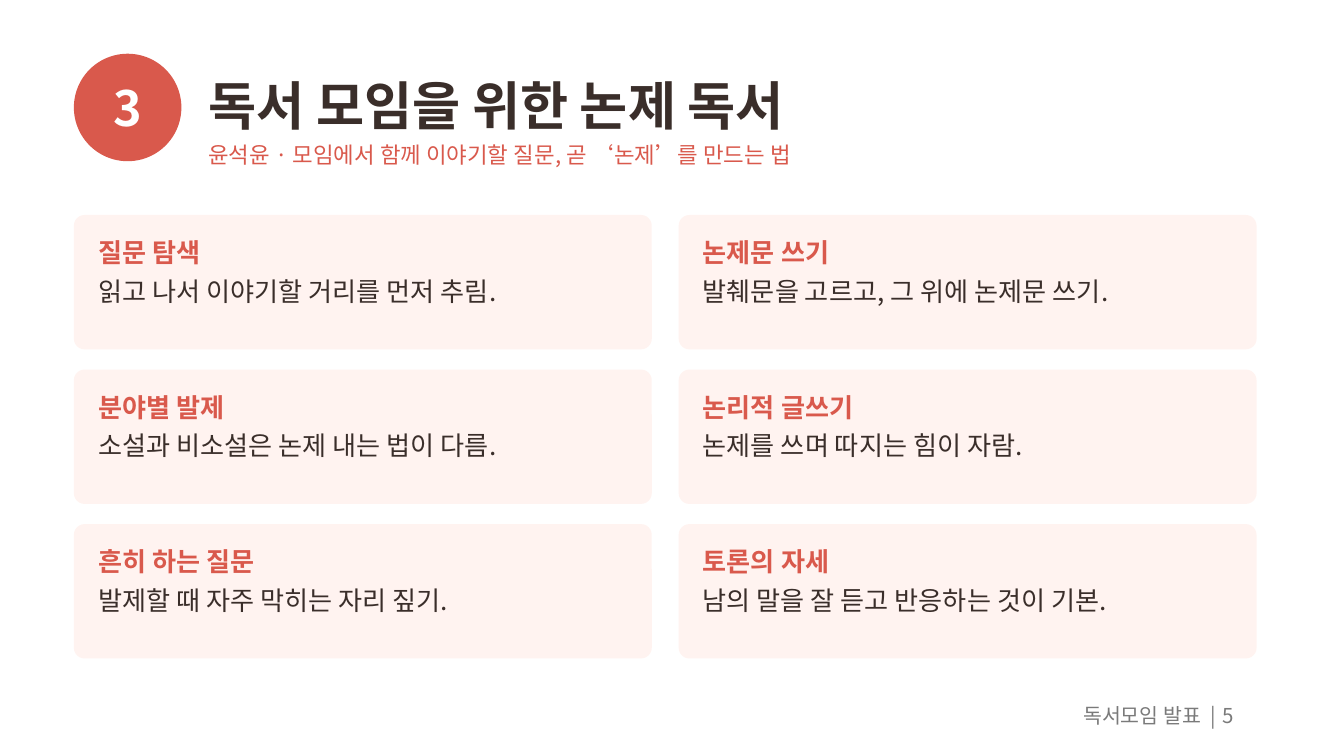
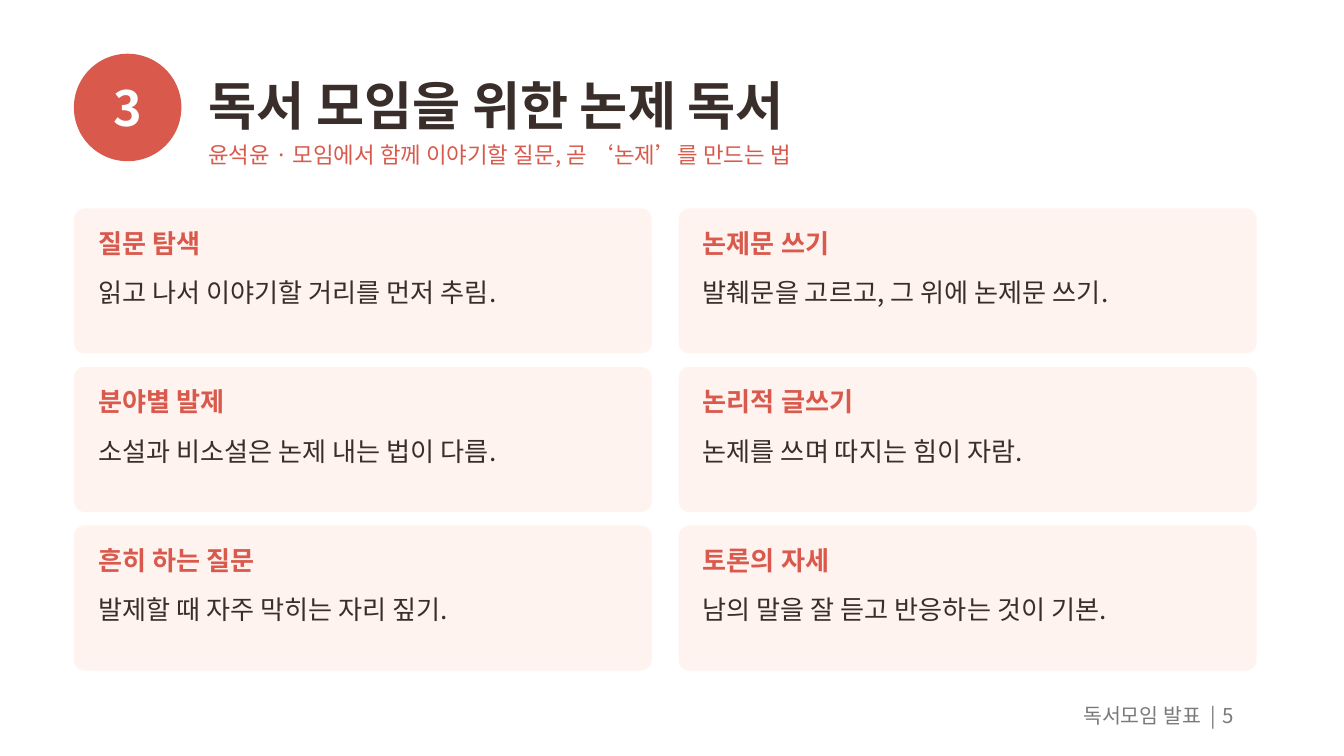
Before and after one commit to outis-books/bookclub, a slide deck: slide 5 of question-reading/question-reading.pptx. Drawn at 1344x756 pixels with LibreOffice and Linux fonts; fonts in the diff are those of the drawing. Boxes give left, top, right and bottom in pixels: in the first picture for what was removed or moved away, otherwise in the second. Text is boxed around its words. In the diff, an @@ line names an element or a change of style, - is before the commit and + after.

```diff
--- a/question-reading/question-reading.pptx
+++ b/question-reading/question-reading.pptx
@@ rounded rectangle: place and size @@
-rounded rectangle at bbox=[74, 215, 652, 349]
+rounded rectangle at bbox=[74, 208, 652, 353]
@@ rounded rectangle: place and size @@
-rounded rectangle at bbox=[679, 215, 1257, 349]
+rounded rectangle at bbox=[679, 208, 1257, 353]
@@ text "질문 탐색": place and size @@
-text "질문 탐색" at bbox=[98, 240, 496, 303]
+text "질문 탐색" at bbox=[98, 231, 496, 304]
@@ text "논제문 쓰기": place and size @@
-text "논제문 쓰기" at bbox=[703, 240, 1109, 306]
+text "논제문 쓰기" at bbox=[703, 231, 1109, 307]
@@ rounded rectangle: place and size @@
-rounded rectangle at bbox=[74, 370, 652, 504]
+rounded rectangle at bbox=[74, 367, 652, 512]
@@ rounded rectangle: place and size @@
-rounded rectangle at bbox=[679, 370, 1257, 504]
+rounded rectangle at bbox=[679, 367, 1257, 512]
@@ rounded rectangle: place and size @@
-rounded rectangle at bbox=[74, 524, 652, 659]
+rounded rectangle at bbox=[74, 526, 652, 671]
@@ proportions changed in 6 elements at bbox=[74, 208, 652, 353], bbox=[679, 208, 1257, 353], bbox=[74, 367, 652, 512], bbox=[679, 367, 1257, 512], bbox=[74, 526, 652, 671], bbox=[679, 526, 1257, 671] @@
@@ rounded rectangle: place and size @@
-rounded rectangle at bbox=[679, 524, 1257, 659]
+rounded rectangle at bbox=[679, 526, 1257, 671]
@@ less space between paragraphs in 6 elements at bbox=[98, 231, 496, 304], bbox=[703, 231, 1109, 307], bbox=[98, 389, 496, 463], bbox=[703, 389, 1023, 463], bbox=[98, 548, 448, 621], bbox=[703, 548, 1107, 621] @@
```
Also in this commit, not shown: 10 other slides changed, 1 slide added, 15 other files.
